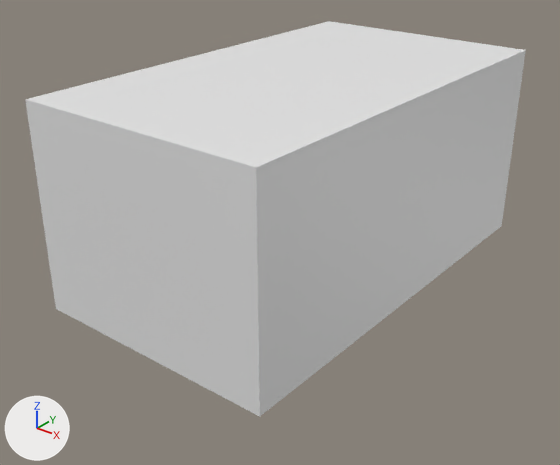
Before and after pictures for a commit that changed the Blender file jig/jig.blend.
Both versions are drawn from a camera (50 mm lens) standing at (102.1, -136.0, 92.9) and looking at (-2.6, -5.2, 11.8). The lights are fixed; the arrows at lower left show +X, +Y and +Z. The picture after the commit comes second. The same objects are shown in both versions, whatever each file hides.

The first picture shows 'light-controller.001'.
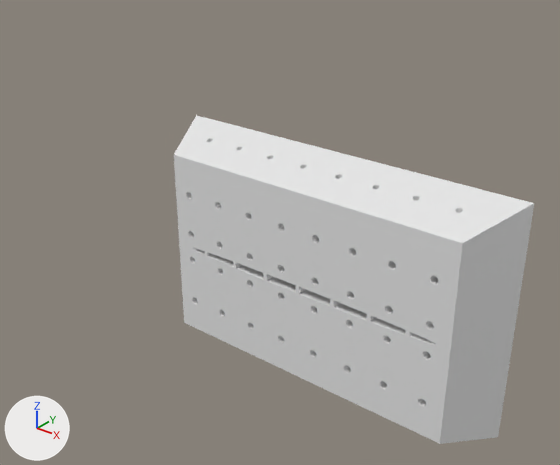
Boxes [x1, y1, x2, y2] around the edits, measured in the pictures (560 x 465 px):
```json
{"object": "light-controller.001", "change": "reshaped, moved, rescaled", "before": [25, 21, 526, 417], "after": [174, 115, 534, 444], "on screen": "28% narrower, 17% shorter"}
```

Edits to the scene script, one JSON object a line:
```json
{"block": "me_cube_011", "where": "# used by ob_light_controller_001; location = (0.0, 0.0, 3.3); rotation_euler = (0.0, -1.571, 0.0), in degrees (0, -90, 0); scale = (1.14, 51.3, 29.6)"}
{"op": "remove", "block": "me_cube_011", "code": "me_cube_011.from_pydata(...)  # 8 vertices, 6 faces; spans x -1.0..41.0, y -1.0..1.0, z -1.0..1.0"}
{"op": "add", "block": "me_cube_011", "code": "me_cube_011.from_pydata(...)  # 8 vertices, 6 faces; spans x -25.2..25.2, y -0.2..0.2, z -0.9..0.9"}
{"block": "me_cube_011", "change": "me_cube_011 part 1"}
{"op": "set", "path": "me_cube_011.vertices[0].co", "old": "(-1.0, -1.0, -1.0)", "new": "(-21.0, -0.2, -0.8)"}
{"op": "set", "path": "me_cube_011.vertices[1].co", "old": "(-1.0, -1.0, 1.0)", "new": "(-21.0, -0.2, 0.8)"}
{"op": "set", "path": "me_cube_011.vertices[2].co", "old": "(-1.0, 1.0, -1.0)", "new": "(-25.2, 0.2, -0.9)"}
{"op": "set", "path": "me_cube_011.vertices[3].co", "old": "(-1.0, 1.0, 1.0)", "new": "(-25.2, 0.2, 0.9)"}
{"op": "set", "path": "me_cube_011.vertices[4].co", "old": "(41.0, -1.0, -1.0)", "new": "(21.0, -0.2, -0.8)"}
{"op": "set", "path": "me_cube_011.vertices[5].co", "old": "(41.0, -1.0, 1.0)", "new": "(21.0, -0.2, 0.8)"}
{"op": "set", "path": "me_cube_011.vertices[6].co", "old": "(41.0, 1.0, -1.0)", "new": "(25.2, 0.2, -0.9)"}
{"op": "set", "path": "me_cube_011.vertices[7].co", "old": "(41.0, 1.0, 1.0)", "new": "(25.2, 0.2, 0.9)"}
{"op": "set", "path": "ob_light_controller_001.location", "old": "(0.0, 0.0, 3.3)", "new": "(5.3, 0.0, 0.0)"}
{"op": "set", "path": "ob_light_controller_001.scale", "old": "(1.14, 51.3, 29.6)", "new": "(1.19, 49.2, 50.0)"}
```
